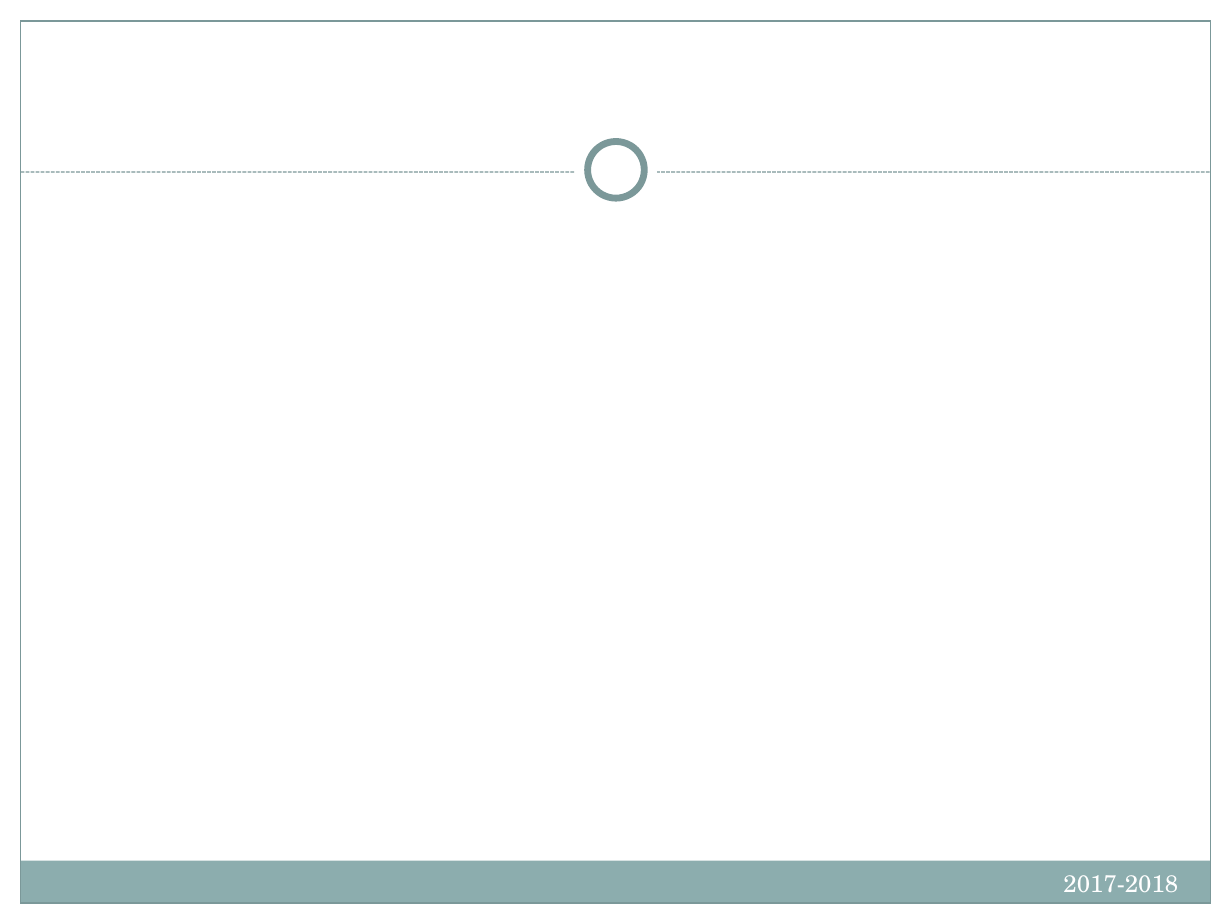
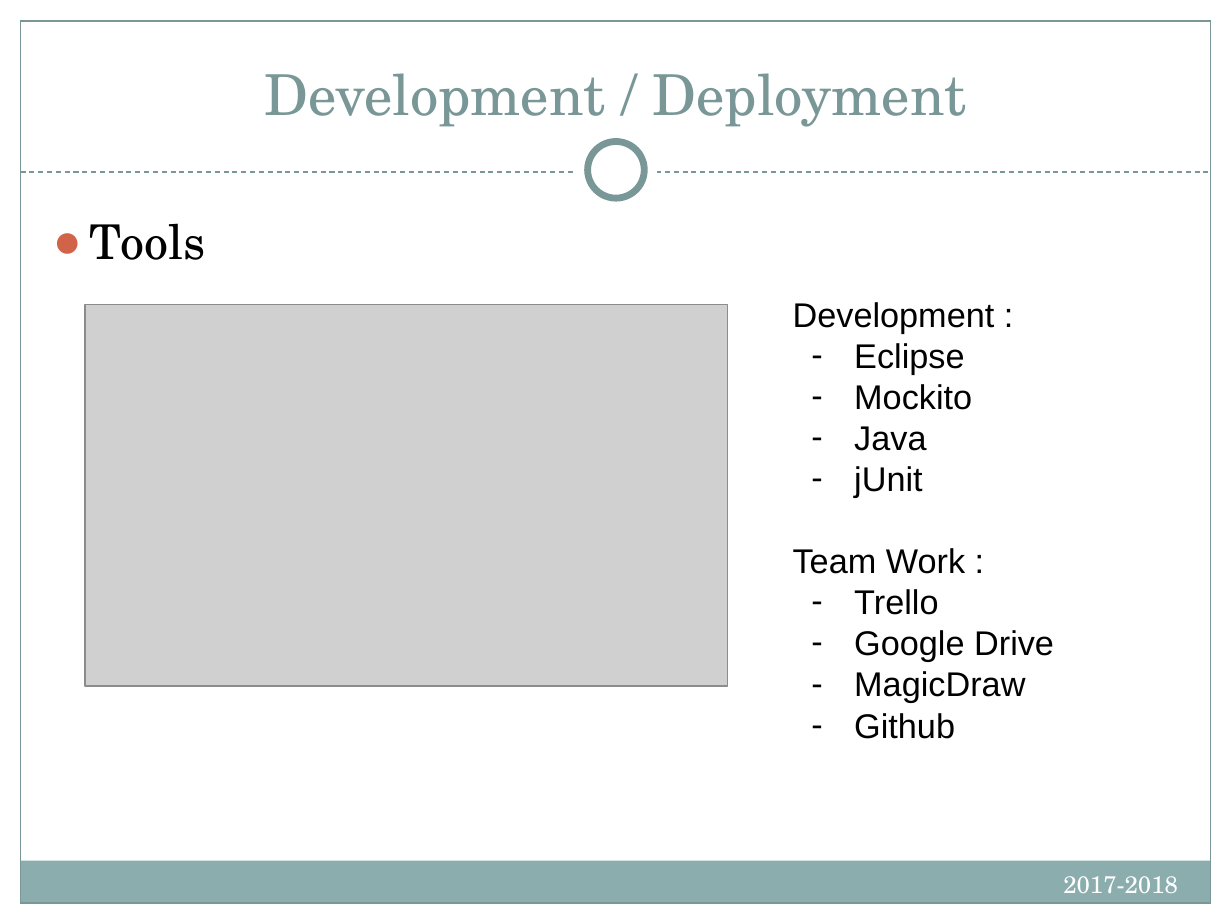
Before and after one commit to kacper97/Escaper, a slide deck: slide 14 of Presentation/IntroSWEng.FinalPresentationTemplate.pptx. Drawn at 1232x924 pixels with LibreOffice and Linux fonts; fonts in the diff are those of the drawing; grey boxes stand for pictures. Boxes give left, top, right and bottom in pixels: in the first picture for what was removed or moved away, otherwise in the second. Text is boxed around its words. In the diff, an @@ line names an element or a change of style, - is before the commit and + after.

```diff
--- a/Presentation/IntroSWEng.FinalPresentationTemplate.pptx
+++ b/Presentation/IntroSWEng.FinalPresentationTemplate.pptx
@@ rectangle at (21, 21, 1211, 903): outline #7C999A 0.75 pt to #7A9798 0.75 pt @@
@@ title added at (264, 73, 967, 127), 33 pt, text #7A9798 @@
+Development / Deployment
@@ line (21, 172) - (1211, 172): stroke #7C999A 0.75 pt dashed to #7A9798 0.75 pt dashed @@
@@ text added at (90, 223, 206, 260), 28 pt, text #000000 @@
+● Tools
@@ picture added at (85, 304, 727, 686) @@
@@ text added at (793, 302, 1054, 739), 20 pt, text #000000 @@
+Development :
+– Eclipse
+– Mockito
+– Java
+– jUnit
+Team Work :
+– Trello
+– Google Drive
+– MagicDraw
+– Github
```
Also in this commit, not shown: 13 other slides changed, 7 slides added, 7 slides removed.
